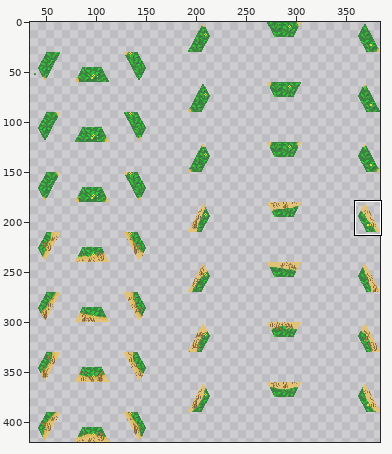
Two versions of one sprite sheet, assets/textures/tilesets/ForestGrass-Desert.png. Above: a wide view before the commit, with the close-up outlined.
Close-up. Before the commit:
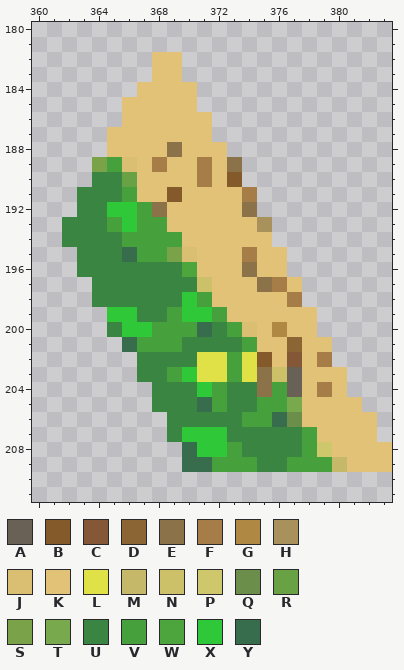
The file is 384x420 pixels. Colours within 5 levels of each other are drawn and written as one. Shown: x 360..383, y 180..211. The wide view leaves out empty margins. The commit also changed other parts of the picture, which this record leaves out.
Palette (. is transparent): A #696155  B #855a2a  C #845836  D #8c6535  E #8b7248  F #a77d47  G #af8944  H #a8915a  J #dabf72  K #e2c276  L #e0e147  M #c5b969  N #ccc069  P #cec76b  Q #6b8f4b  R #68a245  S #79a249  T #78a94d  U #3b8543  V #46a13d  W #4da53e  X #2ec839  Y #376d4d
Pixels before, first column x 362:
182 ......KK..............
183 ......KK..............
184 .....KKKK.............
185 ....KKKKK.............
186 ....KKKKKK............
187 ...KKKKKKK............
188 ...KKKKEKKK...........
189 ..SVJKFKKFKE..........
190 ..UURKKKKFKB..........
191 .UUUVKKBKKKKF.........
192 .UUXXVEKKKKKE.........
193 UUUVXVVKKKKKKH........
194 UUUUVVVVKKKKKK........
195 .UUUYVVSJKKKFKK.......
196 .UUUUUUUWKKKEKK.......
197 ..UUUUUUUNKKKEFK......
198 ..UUUUUUXVKKKKKF......
199 ...XXUUVXXVKKKKKK.....
200 ...UXXVVVYUVJKGKK.....
201 ....YVVVUUUUVKKDKK....
202 .....UUUULLVLBKCKF....
203 .....UUVXLLVLENAKKK...
204 ......UUUXVUUEVAKFK...
205 ......UUUYVUUVVTKKKK..
206 .......UUUUUVVYQKKKKK.
207 .......UXXXUUUUUVKKKK.
208 ........YXXVUUUUVPKKKK
209 ........YYVVVUUVVVMKKK
The same view after the edit:
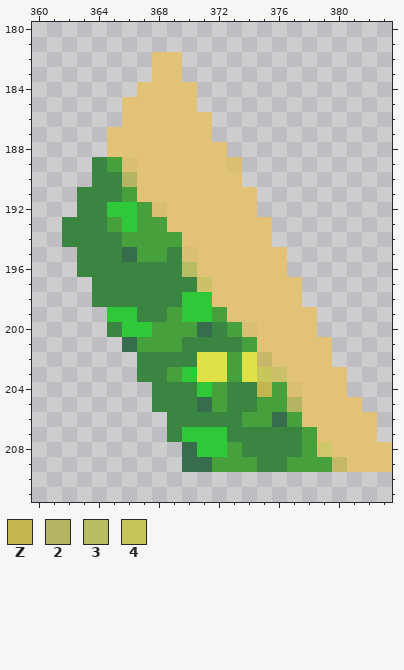
Colours new in this view: Z #c3b651  2 #b5b462  3 #b6bc61  4 #c8c55a
The edit:
Changed rows in their new state; - is an unchanged pixel.
first column x 364:
188 -----K----------
189 U---K--K-J------
190 --2----K-K------
191 -----K----K-----
192 ----J-----K-----
193 -----------K----
195 -----U----K-----
196 ------3---K-----
197 -----------KK---
198 -------X-----K--
200 ------------K---
201 -------------K--
202 -----------M-K-K
203 -----------4-K--
204 -----------Z-J-K
205 -------------2--
206 -------------V--
Pixel boxes of the changes (left, top, right, bottom) in both close-ups:
changed: (92, 142, 332, 427)
